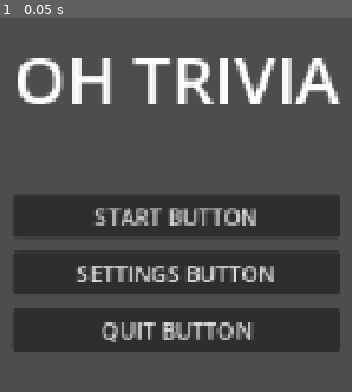
Above: before the commit, frame 1.
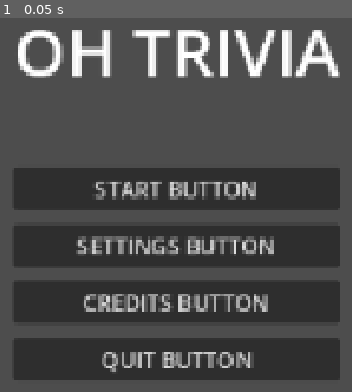
Above: after the commit, the same moment.

Repository: Mr-Patipa/Rockstair-Brackeys-Game-Jam-2026
Game: Godot game, scene res://Scenes/BaseGameScenes/MainMenu.tscn
Two runs of this game, one before a commit and one after it. Both use one fixed random seed, a clock stepped at 60 frames per second and the inputs below.
Inputs:
- Up to frame 1 (0.05 s): no input

The runs differ from the first frame. In frame 1, 36% of the frame differs, in the area x 3-97%, y 3-97%.
Error after the commit: Invalid access to property or key 'pressed' on a base object of type 'Nil'. (res://Scripts/main_menu.gd:12)

Commit message:
Credits Button on Main Menu

Diff:
--- a/brackey's-game/Scenes/BaseGameScenes/MainMenu.tscn
+++ b/brackey's-game/Scenes/BaseGameScenes/MainMenu.tscn
@@ -3,7 +3,7 @@
 [ext_resource type="Script" uid="uid://dlu6sk2bkuhjb" path="res://Scripts/main_menu.gd" id="1_2v2qq"]
 [ext_resource type="PackedScene" uid="uid://c53pwb5sk4s4e" path="res://Scenes/BaseGameScenes/MainGame.tscn" id="2_bmia4"]
 
-[node name="MainMenu" type="Control" unique_id=1439119883 node_paths=PackedStringArray("start", "settings", "exit")]
+[node name="MainMenu" type="Control" unique_id=1439119883 node_paths=PackedStringArray("credits_button")]
 layout_mode = 3
 anchors_preset = 15
 anchor_right = 1.0
@@ -11,9 +11,7 @@
 grow_horizontal = 2
 grow_vertical = 2
 script = ExtResource("1_2v2qq")
-start = NodePath("VBoxContainer2/VBoxContainer/StartButton")
-settings = NodePath("VBoxContainer2/VBoxContainer/SettingsButton")
-exit = NodePath("VBoxContainer2/VBoxContainer/ExitButton")
+credits_button = NodePath("VBoxContainer2/VBoxContainer/CreditsButton")
 main_game = ExtResource("2_bmia4")
 
 [node name="VBoxContainer2" type="VBoxContainer" parent="." unique_id=2079394179]
@@ -49,10 +47,10 @@
 layout_mode = 2
 text = "SETTINGS BUTTON"
 
+[node name="CreditsButton" type="Button" parent="VBoxContainer2/VBoxContainer" unique_id=551233266]
+layout_mode = 2
+text = "CREDITS BUTTON"
+
 [node name="ExitButton" type="Button" parent="VBoxContainer2/VBoxContainer" unique_id=1844401125]
 layout_mode = 2
 text = "QUIT BUTTON"
-
-[connection signal="pressed" from="VBoxContainer2/VBoxContainer/StartButton" to="." method="_on_start_button_pressed"]
-[connection signal="pressed" from="VBoxContainer2/VBoxContainer/SettingsButton" to="." method="_on_settings_button_pressed"]
-[connection signal="pressed" from="VBoxContainer2/VBoxContainer/ExitButton" to="." method="_on_quit_button_pressed"]
--- a/brackey's-game/Scripts/main_menu.gd
+++ b/brackey's-game/Scripts/main_menu.gd
@@ -1,17 +1,18 @@
 extends Control
 
-@export var start: Button
-@export var settings: Button
-@export var exit: Button
+@export var start_button: Button
+@export var settings_button: Button
+@export var exit_button: Button
+@export var credits_button: Button
 
 @export var main_game: PackedScene
 
-
 # Called when the node enters the scene tree for the first time.
 func _ready() -> void:
-	start.pressed.connect(_on_start_button_pressed)
-	settings.pressed.connect(_on_settings_button_pressed)
-	exit.pressed.connect(_on_exit_button_pressed)
+	start_button.pressed.connect(_on_start_button_pressed)
+	settings_button.pressed.connect(_on_settings_button_pressed)
+	credits_button.pressed.connect(_on_credits_button_pressed)
+	exit_button.pressed.connect(_on_exit_button_pressed)
 
 
 func _on_start_button_pressed() -> void:
@@ -20,6 +21,8 @@
 func _on_settings_button_pressed() -> void:
 	pass
 
+func _on_credits_button_pressed() -> void:
+	pass
 
 func _on_exit_button_pressed() -> void:
 	get_tree().quit()
